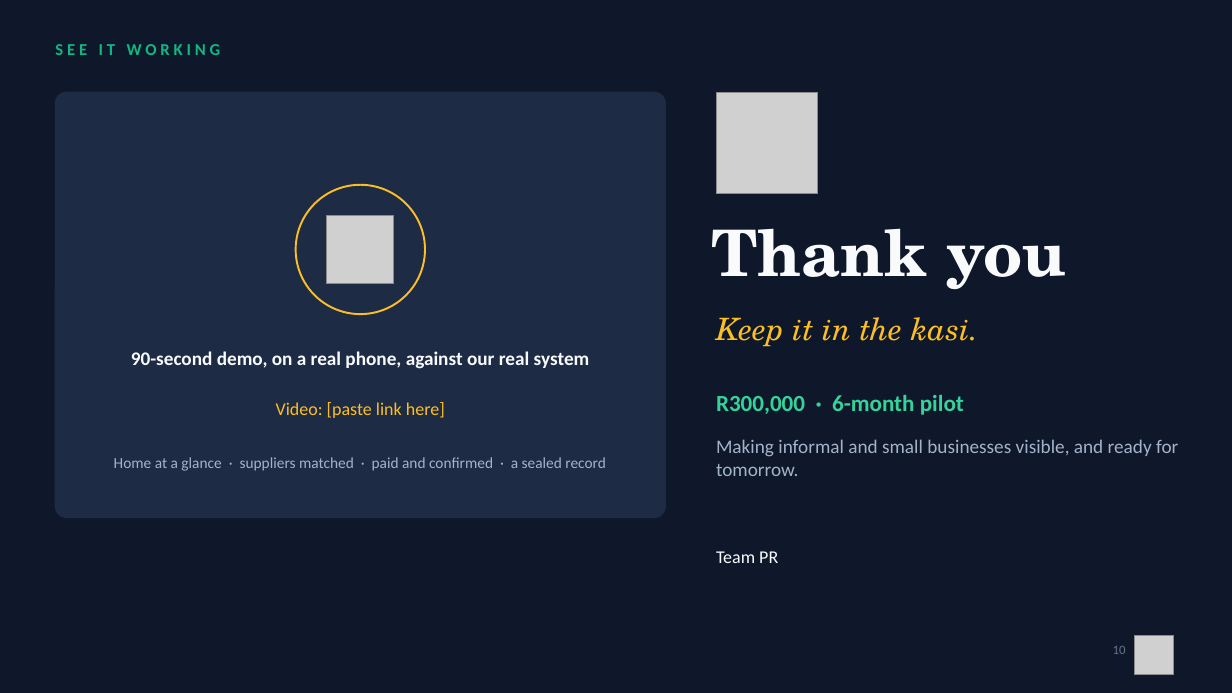
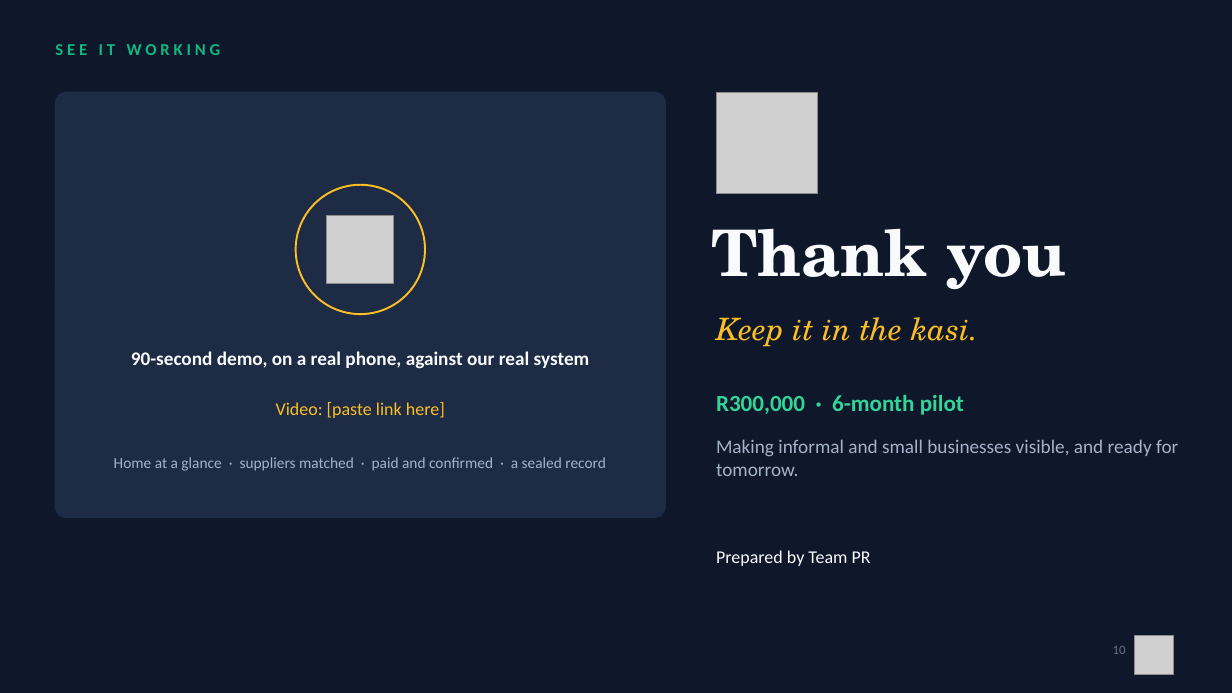
Before and after one commit to Mandla78/KasiFlow, a slide deck: slide 10 of docs/submission/05_final_submission/Akayza_Pitch_TeamPR.pptx. Drawn at 1232x693 pixels with LibreOffice and Linux fonts; fonts in the diff are those of the drawing; grey boxes stand for pictures. Boxes give left, top, right and bottom in pixels: in the first picture for what was removed or moved away, otherwise in the second. Text is boxed around its words. In the diff, an @@ line names an element or a change of style, - is before the commit and + after.

```diff
--- a/docs/submission/05_final_submission/Akayza_Pitch_TeamPR.pptx
+++ b/docs/submission/05_final_submission/Akayza_Pitch_TeamPR.pptx
@@ text at (716,550,871,566): text changed @@
-Team PR
+Prepared by Team PR
```
Also in this commit, not shown: 1 other slide changed, 1 other file.
